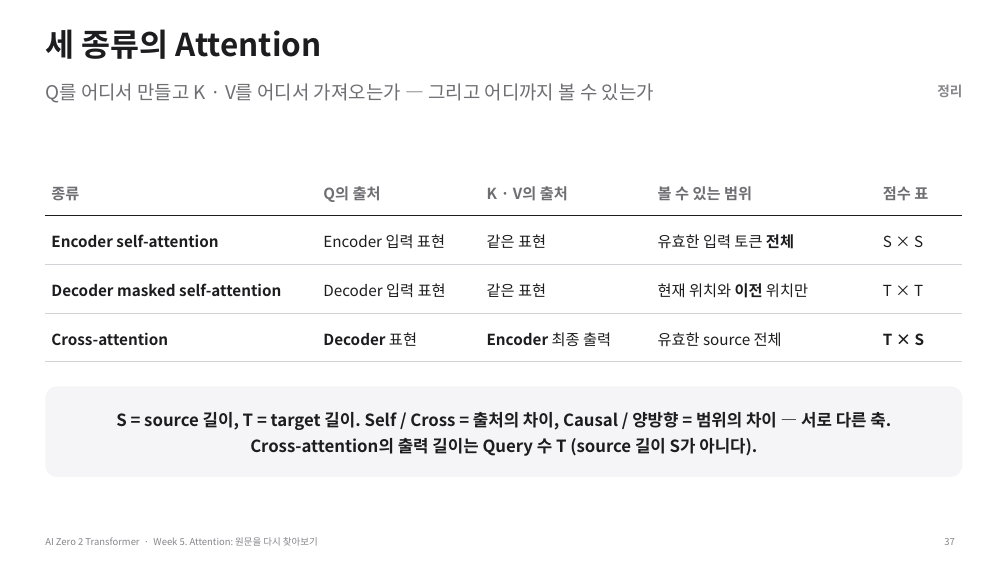
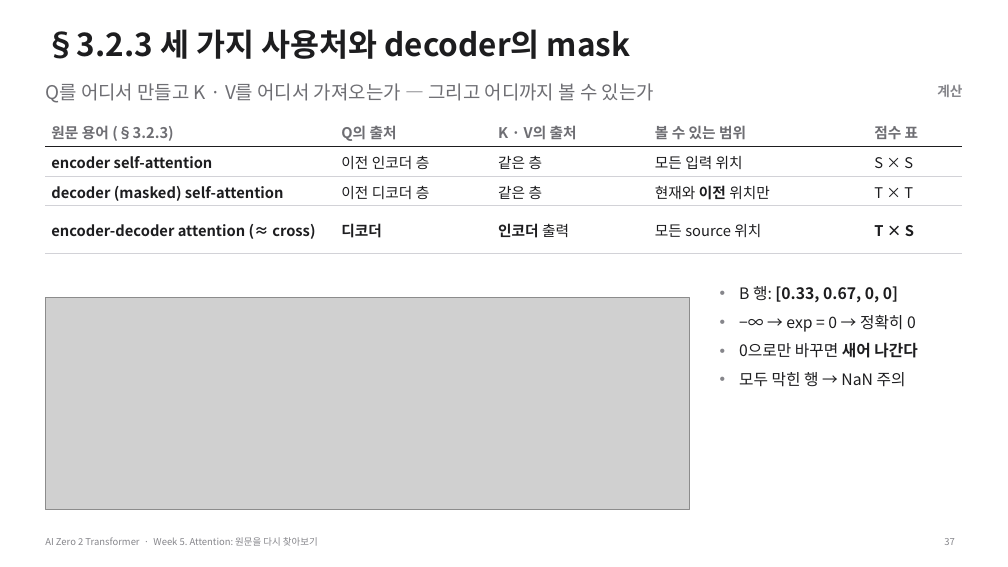
Before and after one commit to myunhh/AI-Zero-2-Transformers, a slide deck: slide 37 of lectures/week05_attention.pptx. Drawn at 1008x567 pixels with LibreOffice and Linux fonts; fonts in the diff are those of the drawing; grey boxes stand for pictures. Boxes give left, top, right and bottom in pixels: in the first picture for what was removed or moved away, otherwise in the second. Text is boxed around its words. In the diff, an @@ line names an element or a change of style, - is before the commit and + after.

```diff
--- a/lectures/week05_attention.pptx
+++ b/lectures/week05_attention.pptx
@@ title at (45,29,631,59): text changed @@
-세 종류의 Attention
+§3.2.3 세 가지 사용처와 decoder의 mask
@@ text at (937,84,962,97): text changed @@
-정리
+계산
@@ table at (45,116,962,253) @@
-row 1, column 1: 종류
+row 1, column 1: 원문 용어 (§3.2.3)
-row 2: Encoder self-attention | Encoder 입력 표현 | 같은 표현 | 유효한 입력 토큰 전체 | S × S
+row 2: encoder self-attention | 이전 인코더 층 | 같은 층 | 모든 입력 위치 | S × S
-row 3: Decoder masked self-attention | Decoder 입력 표현 | 같은 표현 | 현재 위치와 이전 위치만 | T × T
+row 3: decoder (masked) self-attention | 이전 디코더 층 | 같은 층 | 현재와 이전 위치만 | T × T
-row 4: Cross-attention | Decoder 표현 | Encoder 최종 출력 | 유효한 source 전체 | T × S
+row 4: encoder-decoder attention (≈ cross) | 디코더 | 인코더 출력 | 모든 source 위치 | T × S
@@ size 14.5 to 14 pt in "Q의 출처", "K · V의 출처", "볼 수 있는 범위", "점수 표" and 3 more places @@
@@ table: place and size @@
-table at (45,167,963,361)
+table at (45,116,962,253)
@@ picture added at (45,297,690,510) @@
@@ text added at (739,286,917,387), 15 pt, text #1D1D1F @@
+• B 행: [0.33, 0.67, 0, 0]
+• −∞ → exp = 0 → 정확히 0
+• 0으로만 바꾸면 새어 나간다
+• 모두 막힌 행 → NaN 주의
@@ rounded rectangle removed at (45,386,963,477) @@
-S = source 길이, T = target 길이. Self / Cross = 출처의 차이, Causal / 양방향 = 범위의 차이 — 서로 다른 축.
-Cross-attention의 출력 길이는 Query 수 T (source 길이 S가 아니다).
```
Also in this commit, not shown: 31 other slides changed, 26 slides added, 8 slides removed, 1 other file.
